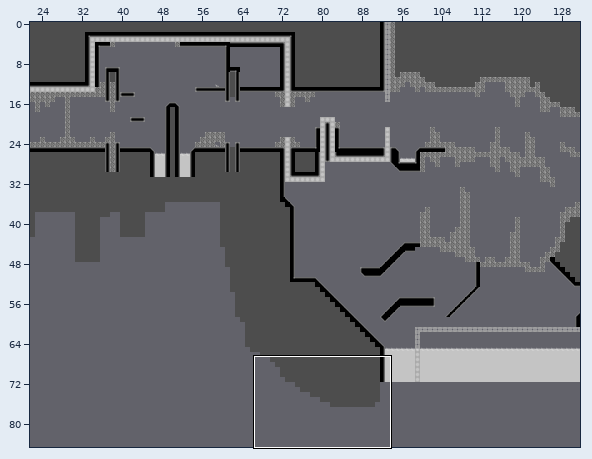
A Tiled map (JSON) gets an edit: deploy/assets/maps/demo_level_5.json. Above, an overview of the earlier version with the close-up marked.
Close-up. The starting point:
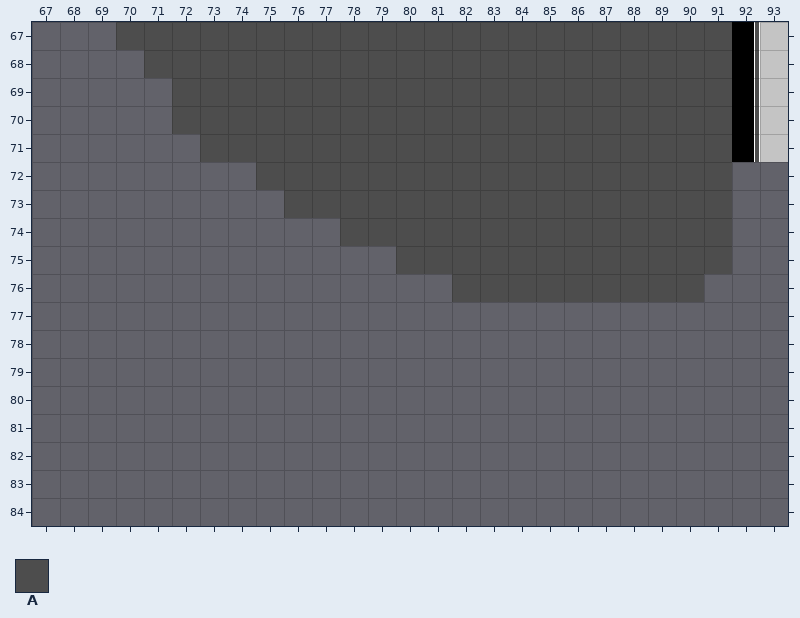
Cells are 32x32 px. Shown: x 67..93, y 67..84. The commit also changed other parts of the map, which this record leaves out.
Key: from "Tiles": A 7.
_ is an empty cell.
Layers that did not change in this view are not listed.
Layer "bg" before, first column x 67:
67 ___AAAAAAAAAAAAAAAAAAAAAA__
68 ____AAAAAAAAAAAAAAAAAAAAA__
69 _____AAAAAAAAAAAAAAAAAAAA__
70 _____AAAAAAAAAAAAAAAAAAAA__
71 ______AAAAAAAAAAAAAAAAAAA__
72 ________AAAAAAAAAAAAAAAAA__
73 _________AAAAAAAAAAAAAAAA__
74 ___________AAAAAAAAAAAAAA__
75 _____________AAAAAAAAAAAA__
76 _______________AAAAAAAAA___
77 ___________________________
78 ___________________________
79 ___________________________
80 ___________________________
81 ___________________________
82 ___________________________
83 ___________________________
84 ___________________________
And afterwards:
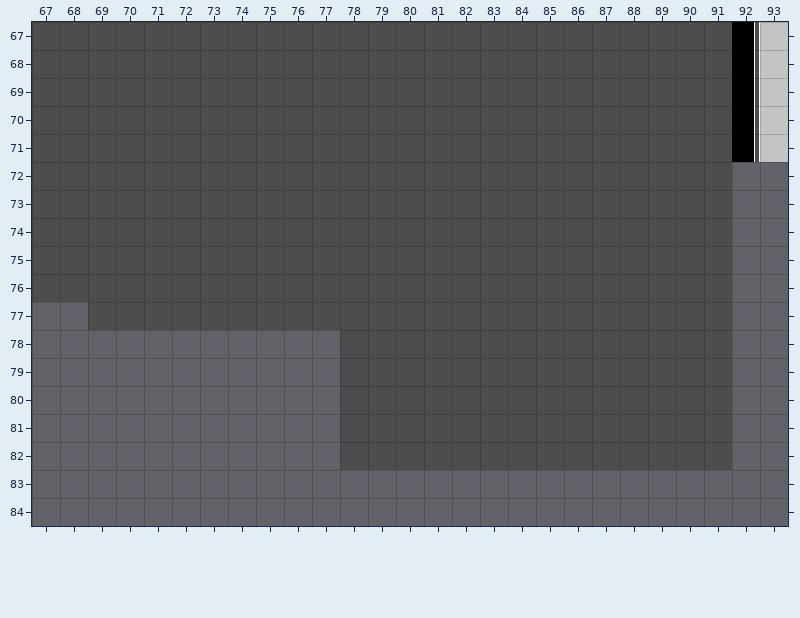
Edits made:
Layer "bg":
Tile A is added in row 67 at x 67 to 69; in row 68 at x 67 to 70; in rows 69 to 70 at x 67 to 71; in row 71 at x 67 to 72; in row 72 at x 67 to 74; in row 73 at x 67 to 75.
Tile A is added in row 74 at x 67 to 77; in row 75 at x 67 to 79; in row 76 at x 67 to 81 and 91; in row 77 at x 69 to 91; in rows 78 to 82 at x 78 to 91.
Boxes around the changes in both close-ups, in picture pixels (x1, y1, x2, y2):
added: (32, 22, 732, 470)
